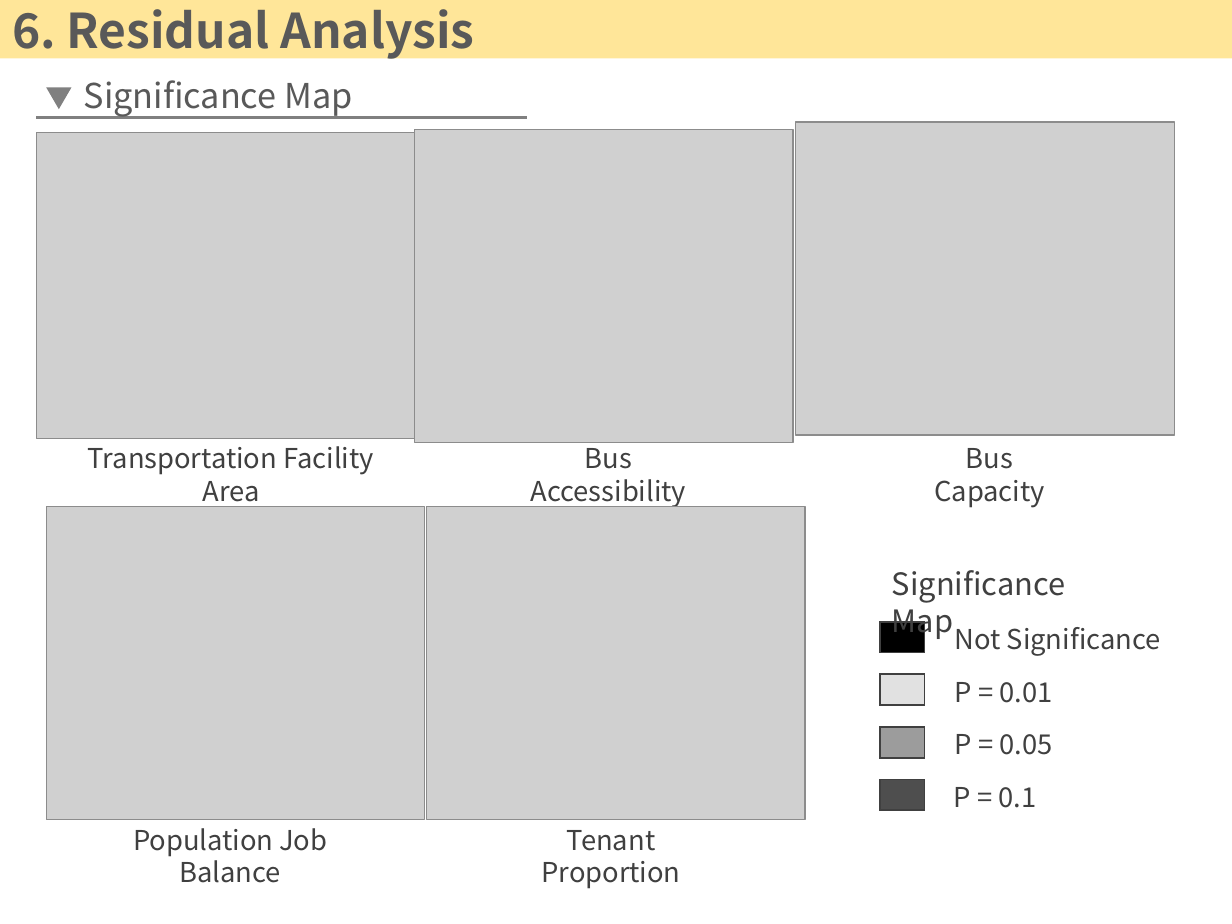
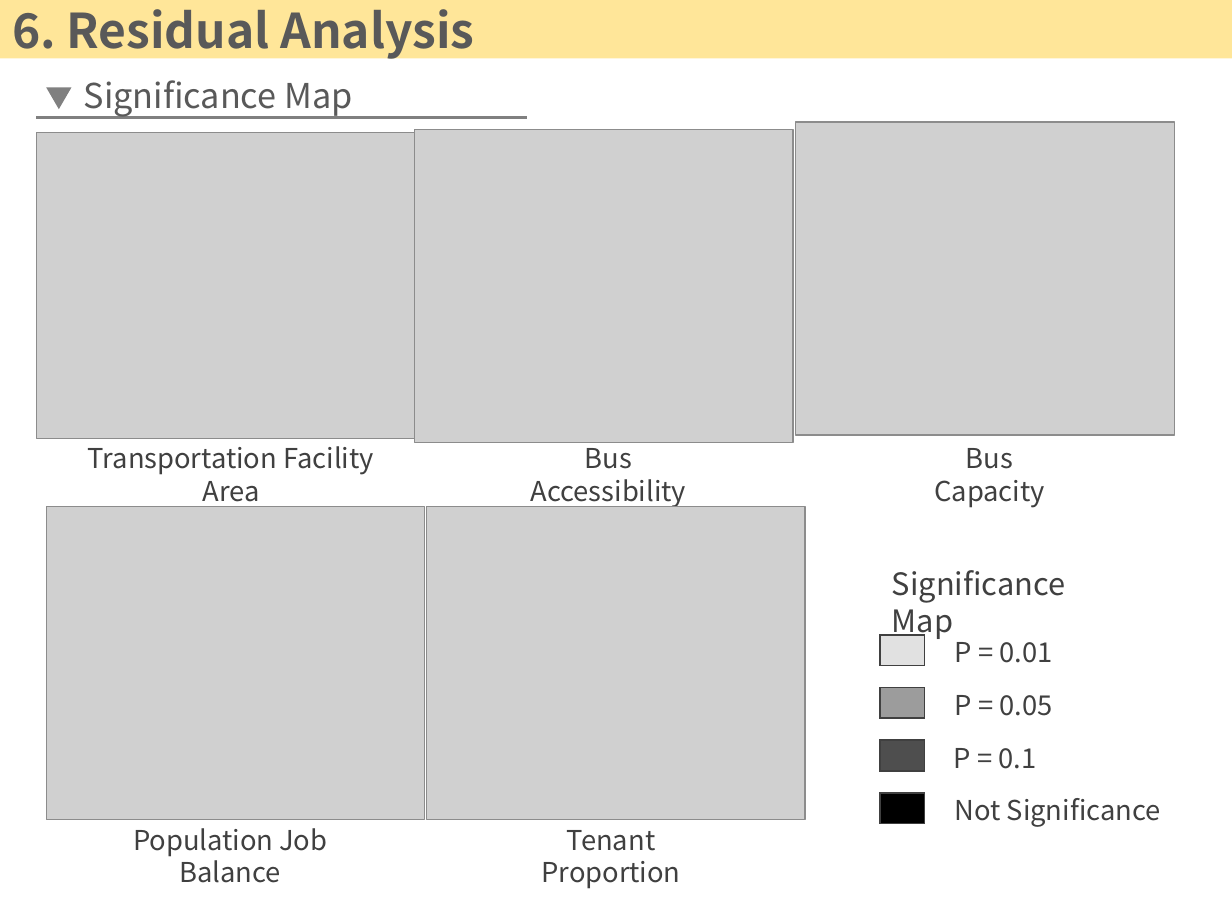
Before and after one commit to 7bder/Thesis, a slide deck: slide 15 of presentation/All in One.pptx. Drawn at 1232x924 pixels with LibreOffice and Linux fonts; fonts in the diff are those of the drawing; grey boxes stand for pictures. Boxes give left, top, right and bottom in pixels: in the first picture for what was removed or moved away, otherwise in the second. Text is boxed around its words. In the diff, an @@ line names an element or a change of style, - is before the commit and + after.

```diff
--- a/presentation/All in One.pptx
+++ b/presentation/All in One.pptx
@@ 3 texts, 3 rectangles: place and size @@
-3 texts, 3 rectangles at [880,674,1052,811]
+3 texts, 3 rectangles at [880,634,1052,771]
@@ rectangle: place and size @@
-rectangle at [880,622,924,653]
+rectangle at [880,792,924,823]
@@ text "Not Significance": place and size @@
-text "Not Significance" at [955,627,1161,656]
+text "Not Significance" at [955,798,1161,827]
```
Also in this commit, not shown: 27 other files.
